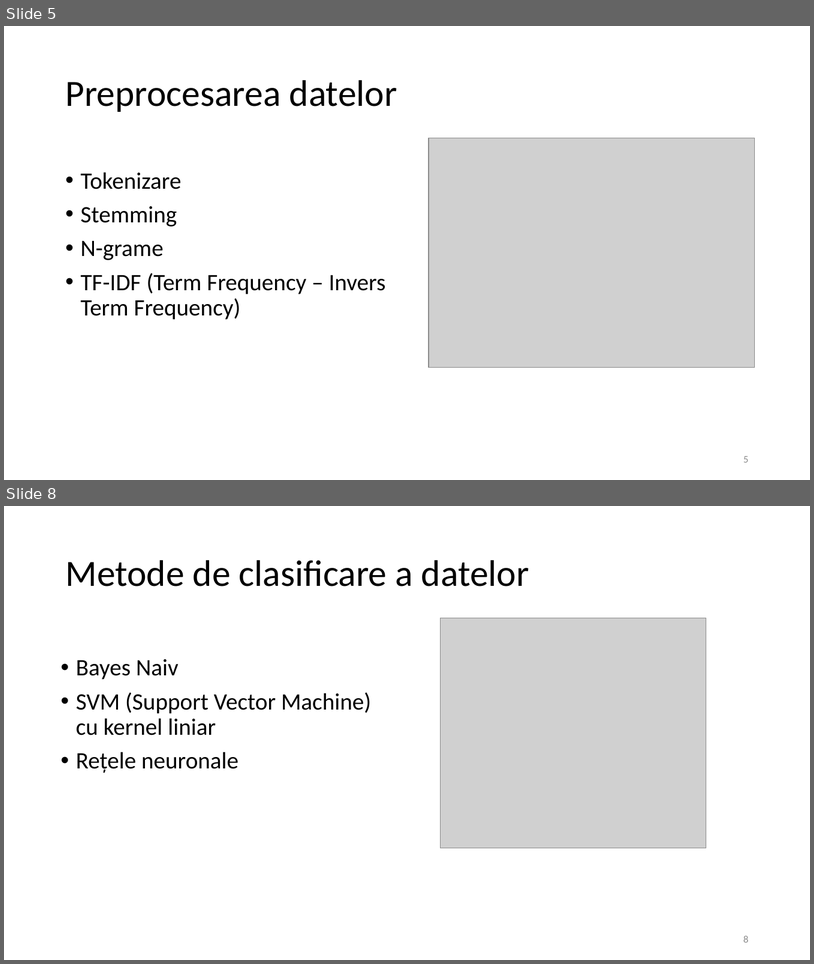
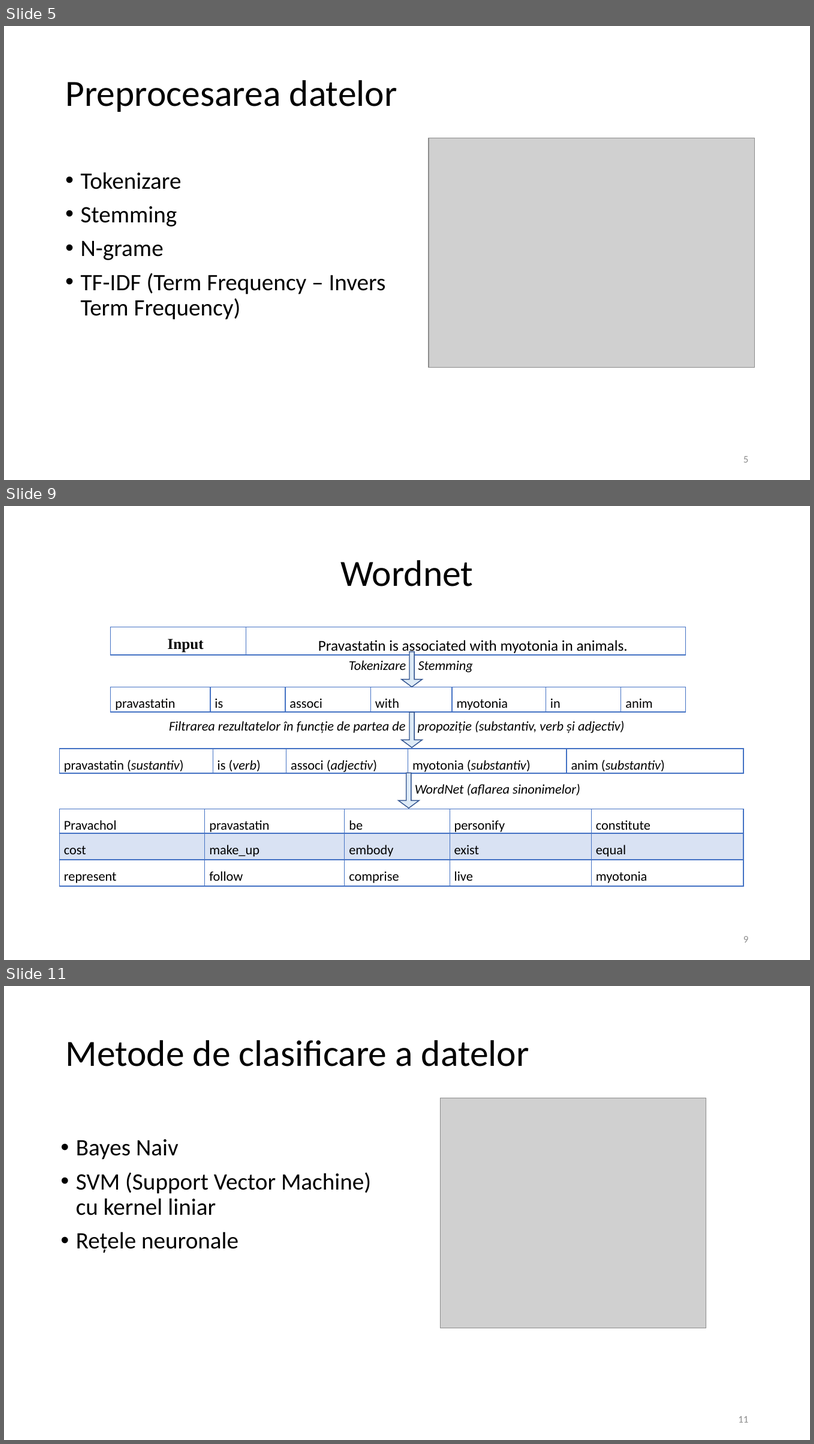
Before and after one commit to MariusParasca/Licenta-FII, a slide deck: Prezentare licenta.pptx. Shown one above the other, each under a label of ours: slides 5 and 8 before the commit, slides 5, 9 and 11 after it; the slides between them are not shown. The pictures are 814x964 and 814x1444 pixels, drawn with LibreOffice and Linux fonts; fonts in the diff are those of the drawing; grey boxes stand for pictures. Boxes give left, top, right and bottom in pixels: in the first picture for what was removed or moved away, otherwise in the second. Text is boxed around its words. In the diff, an @@ line names an element or a change of style, - is before the commit and + after.

```diff
--- a/Prezentare licenta.pptx
+++ b/Prezentare licenta.pptx
@@ slide 9 added at bbox=[4, 506, 810, 960], background #FFFFFF @@
@@ title added at bbox=[341, 560, 473, 586], 44 pt, text #000000 @@
+Wordnet
@@ table added at bbox=[110, 627, 686, 657], 1 rows, 2 columns @@
+Input | Pravastatin is associated with myotonia in animals.
@@ text added at bbox=[349, 660, 473, 672], 16 pt, text #000000, italic @@
+Tokenizare Stemming
@@ down arrow added at bbox=[402, 652, 423, 687], fill #DEEBF7, outline #325491 1 pt @@
@@ table added at bbox=[110, 687, 686, 714], 1 rows, 7 columns @@
+pravastatin | is | associ | with | myotonia | in | anim
@@ text added at bbox=[169, 721, 624, 733], 16 pt, text #000000, italic @@
+Filtrarea rezultatelor în funcție de partea de propoziție (substantiv, verb și adjectiv)
@@ down arrow added at bbox=[402, 712, 423, 747], fill #DEEBF7, outline #325491 1 pt @@
@@ table added at bbox=[60, 748, 744, 775], 1 rows, 5 columns @@
+pravastatin (sustantiv) | is (verb) | associ (adjectiv) | myotonia (substantiv) | anim (substantiv)
@@ down arrow added at bbox=[398, 773, 419, 808], fill #DEEBF7, outline #325491 1 pt @@
@@ text added at bbox=[415, 784, 581, 795], 16 pt, text #000000, italic @@
+WordNet (aflarea sinonimelor)
@@ table added at bbox=[60, 808, 744, 885], 3 rows, 5 columns @@
+Pravachol | pravastatin | be | personify | constitute
+cost | make_up | embody | exist | equal
+represent | follow | comprise | live | myotonia
@@ page number added at bbox=[744, 936, 749, 942], 12 pt, text #8C8C8C @@
+9
@@ what was slide 8 is now slide 11 @@
@@ page number at bbox=[738, 1416, 749, 1422]: text changed @@
-8
+11
```
Also in this commit, not shown: 11 slides changed, 6 other slides added, 1 other file.
